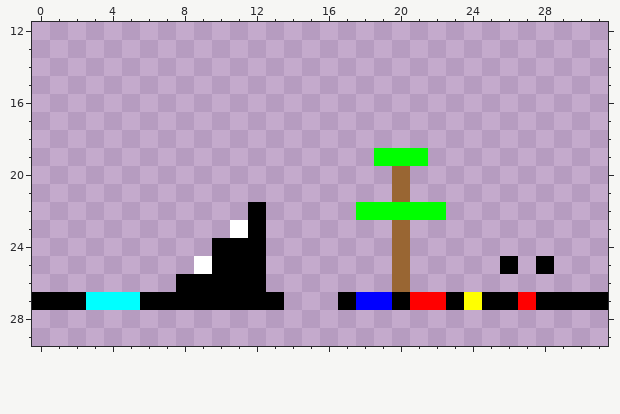
File history of a pixel-art sprite, Unit 3 Fisica Platformer/data/map1.png. This is how it looked before the edit.
The file is 32x32 pixels. Shown: x 0..31, y 12..29.
Once edited:
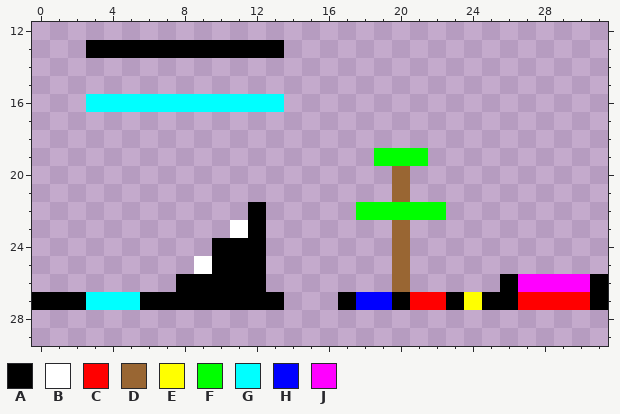
Palette (. is transparent): A #000000  B #ffffff  C #ff0000  D #996633  E #ffff00  F #00ff00  G #00ffff  H #0000ff  J #ff00ff
Difference:
The edit adds colour A in row 13 at x 3 to 13; in row 26 at x 26 and 31.
Colour A gives way to colour C in row 27 at x 28 to 30.
The edit adds colour G in row 16 at x 3 to 13.
The edit adds colour J in row 26 at x 27 to 30.
Colour A is gone in row 25 at x 26 and 28.
Boxes around the changes in both pictures, in picture pixels (x1, y1, x2, y2):
added: (86, 40, 284, 112)
changed: (500, 256, 608, 310)
